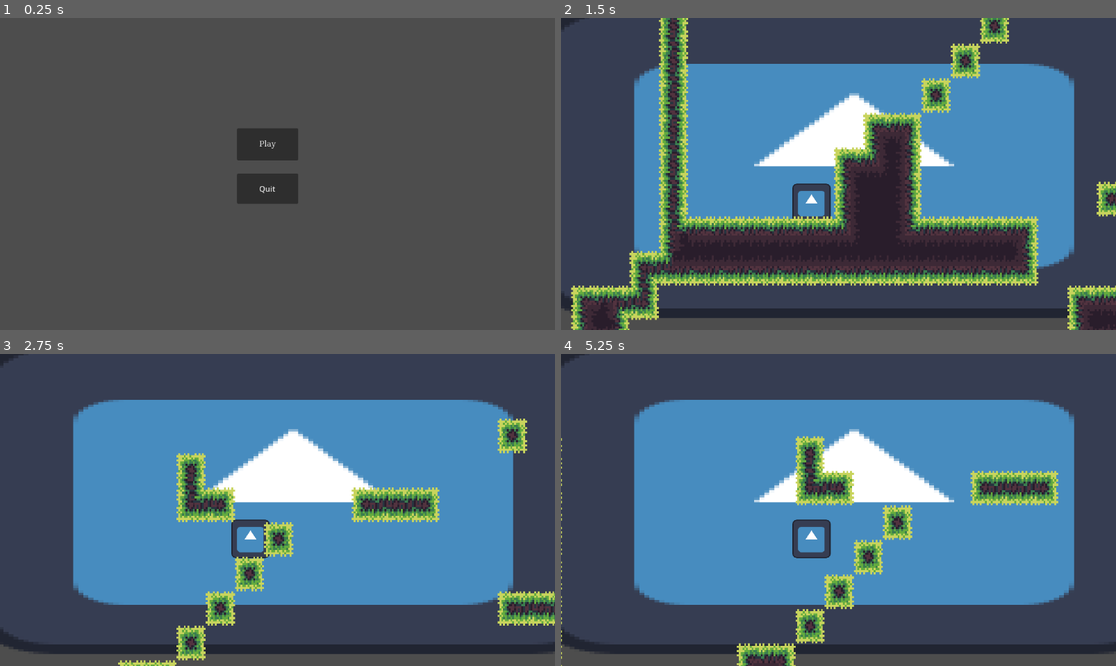
Above: before the commit, frames 1-4 (two rows, left to right).
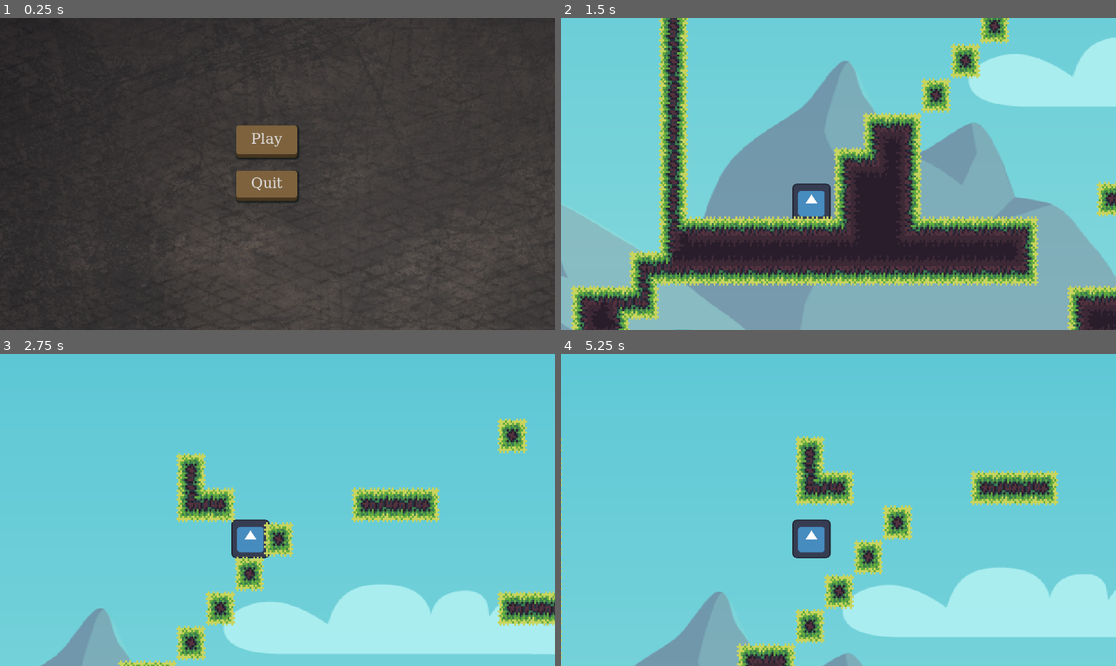
Above: after the commit, the same moments.

Repository: SamuelKovac/GODOT_projekt
Game: Godot game, scene res://lvl_0_(hlavné_menu).tscn
Two runs of this game, one before a commit and one after it. Both use one fixed random seed, a clock stepped at 60 frames per second and the inputs below. The engine's default icon, where the game draws it, is replaced by a stand-in: a white triangle on a blue panel in a dark square.
Inputs:
- Up to frame 1 (0.25 s): no input
- Up to frame 2 (1.5 s): click "Play" at 0.5 s; tap Enter at 1.25 s; hold Right (ui_right) from 1.28 s (still down)
- Up to frame 3 (2.75 s): keep holding Right (ui_right); tap Up (ui_up) at 1.52, 2.27 s
- Up to frame 4 (5.25 s): release Right (ui_right) at 2.78 s; hold Left (ui_left) 2.78-3.53 s; hold Right (ui_right) 3.53-5.03 s; tap Up (ui_up) at 3.77, 4.52 s; hold Left (ui_left) from 5.03 s (still down)

The runs differ from the first frame. In frame 1, 39% of the frame differs, in the area x 0-100%, y 0-100%; in frame 2, 72%; in frame 3, 92%; in frame 4, 93%.

Commit message:
trošku zmeny xdd

Diff:
--- a/skokan/lvl_0_(hlavné_menu).tscn
+++ b/skokan/lvl_0_(hlavné_menu).tscn
@@ -1,6 +1,62 @@
-[gd_scene load_steps=4 format=3 uid="uid://r2c4kc85bdrf"]
+[gd_scene load_steps=10 format=3 uid="uid://r2c4kc85bdrf"]
 
 [ext_resource type="Script" path="res://lvl_0_(hlavné_menu).gd" id="1_8b1uv"]
+[ext_resource type="Texture2D" uid="uid://cdfigntapkodk" path="res://backgrounds/level 0/bg_lvl_0.jpg" id="2_2joud"]
+
+[sub_resource type="FontFile" id="FontFile_34xkw"]
+cache/0/16/0/ascent = 0.0
+cache/0/16/0/descent = 0.0
+cache/0/16/0/underline_position = 0.0
+cache/0/16/0/underline_thickness = 0.0
+cache/0/16/0/scale = 1.0
+cache/0/30/0/ascent = 0.0
+cache/0/30/0/descent = 0.0
+cache/0/30/0/underline_position = 0.0
+cache/0/30/0/underline_thickness = 0.0
+cache/0/30/0/scale = 1.0
+
+[sub_resource type="StyleBoxFlat" id="StyleBoxFlat_uqh00"]
+bg_color = Color(0.741112, 0.604612, 0.420738, 1)
+border_width_bottom = 7
+border_color = Color(0.270588, 0.207843, 0.117647, 1)
+corner_radius_top_left = 6
+corner_radius_top_right = 6
+corner_radius_bottom_right = 6
+corner_radius_bottom_left = 6
+shadow_color = Color(0.0129415, 0.0525466, 0.0505259, 0.6)
+shadow_size = 4
+shadow_offset = Vector2(2, 2)
+
+[sub_resource type="StyleBoxFlat" id="StyleBoxFlat_g48ca"]
+bg_color = Color(0.491547, 0.383501, 0.240167, 1)
+border_width_bottom = 7
+border_color = Color(0.272241, 0.206912, 0.116951, 1)
+corner_radius_top_left = 6
+corner_radius_top_right = 6
+corner_radius_bottom_right = 6
+corner_radius_bottom_left = 6
+shadow_color = Color(0.0129415, 0.0525466, 0.0505259, 0.6)
+shadow_size = 4
+shadow_offset = Vector2(2, 2)
+
+[sub_resource type="StyleBoxFlat" id="StyleBoxFlat_xb6qe"]
+bg_color = Color(0.160881, 0.117544, 0.0578036, 1)
+border_width_bottom = 7
+border_color = Color(0.270588, 0.207843, 0.117647, 1)
+corner_radius_top_left = 6
+corner_radius_top_right = 6
+corner_radius_bottom_right = 6
+corner_radius_bottom_left = 6
+shadow_color = Color(0.0129415, 0.0525466, 0.0505259, 0.6)
+shadow_size = 4
+shadow_offset = Vector2(2, 2)
+
+[sub_resource type="Theme" id="Theme_e6bdi"]
+default_font_size = 30
+Button/fonts/font = SubResource("FontFile_34xkw")
+Button/styles/hover = SubResource("StyleBoxFlat_uqh00")
+Button/styles/normal = SubResource("StyleBoxFlat_g48ca")
+Button/styles/pressed = SubResource("StyleBoxFlat_xb6qe")
 
 [sub_resource type="Theme" id="Theme_n8aav"]
 
@@ -10,33 +66,233 @@
 cache/0/16/0/underline_position = 0.0
 cache/0/16/0/underline_thickness = 0.0
 cache/0/16/0/scale = 1.0
+cache/0/1/0/ascent = 0.0
+cache/0/1/0/descent = 0.0
+cache/0/1/0/underline_position = 0.0
+cache/0/1/0/underline_thickness = 0.0
+cache/0/1/0/scale = 1.0
+cache/0/2/0/ascent = 0.0
+cache/0/2/0/descent = 0.0
+cache/0/2/0/underline_position = 0.0
+cache/0/2/0/underline_thickness = 0.0
+cache/0/2/0/scale = 1.0
+cache/0/3/0/ascent = 0.0
+cache/0/3/0/descent = 0.0
+cache/0/3/0/underline_position = 0.0
+cache/0/3/0/underline_thickness = 0.0
+cache/0/3/0/scale = 1.0
+cache/0/4/0/ascent = 0.0
+cache/0/4/0/descent = 0.0
+cache/0/4/0/underline_position = 0.0
+cache/0/4/0/underline_thickness = 0.0
+cache/0/4/0/scale = 1.0
+cache/0/5/0/ascent = 0.0
+cache/0/5/0/descent = 0.0
+cache/0/5/0/underline_position = 0.0
+cache/0/5/0/underline_thickness = 0.0
+cache/0/5/0/scale = 1.0
+cache/0/6/0/ascent = 0.0
+cache/0/6/0/descent = 0.0
+cache/0/6/0/underline_position = 0.0
+cache/0/6/0/underline_thickness = 0.0
+cache/0/6/0/scale = 1.0
+cache/0/7/0/ascent = 0.0
+cache/0/7/0/descent = 0.0
+cache/0/7/0/underline_position = 0.0
+cache/0/7/0/underline_thickness = 0.0
+cache/0/7/0/scale = 1.0
+cache/0/8/0/ascent = 0.0
+cache/0/8/0/descent = 0.0
+cache/0/8/0/underline_position = 0.0
+cache/0/8/0/underline_thickness = 0.0
+cache/0/8/0/scale = 1.0
+cache/0/9/0/ascent = 0.0
+cache/0/9/0/descent = 0.0
+cache/0/9/0/underline_position = 0.0
+cache/0/9/0/underline_thickness = 0.0
+cache/0/9/0/scale = 1.0
+cache/0/10/0/ascent = 0.0
+cache/0/10/0/descent = 0.0
+cache/0/10/0/underline_position = 0.0
+cache/0/10/0/underline_thickness = 0.0
+cache/0/10/0/scale = 1.0
+cache/0/11/0/ascent = 0.0
+cache/0/11/0/descent = 0.0
+cache/0/11/0/underline_position = 0.0
+cache/0/11/0/underline_thickness = 0.0
+cache/0/11/0/scale = 1.0
+cache/0/12/0/ascent = 0.0
+cache/0/12/0/descent = 0.0
+cache/0/12/0/underline_position = 0.0
+cache/0/12/0/underline_thickness = 0.0
+cache/0/12/0/scale = 1.0
+cache/0/13/0/ascent = 0.0
+cache/0/13/0/descent = 0.0
+cache/0/13/0/underline_position = 0.0
+cache/0/13/0/underline_thickness = 0.0
+cache/0/13/0/scale = 1.0
+cache/0/14/0/ascent = 0.0
+cache/0/14/0/descent = 0.0
+cache/0/14/0/underline_position = 0.0
+cache/0/14/0/underline_thickness = 0.0
+cache/0/14/0/scale = 1.0
+cache/0/15/0/ascent = 0.0
+cache/0/15/0/descent = 0.0
+cache/0/15/0/underline_position = 0.0
+cache/0/15/0/underline_thickness = 0.0
+cache/0/15/0/scale = 1.0
+cache/0/17/0/ascent = 0.0
+cache/0/17/0/descent = 0.0
+cache/0/17/0/underline_position = 0.0
+cache/0/17/0/underline_thickness = 0.0
+cache/0/17/0/scale = 1.0
+cache/0/18/0/ascent = 0.0
+cache/0/18/0/descent = 0.0
+cache/0/18/0/underline_position = 0.0
+cache/0/18/0/underline_thickness = 0.0
+cache/0/18/0/scale = 1.0
+cache/0/19/0/ascent = 0.0
+cache/0/19/0/descent = 0.0
+cache/0/19/0/underline_position = 0.0
+cache/0/19/0/underline_thickness = 0.0
+cache/0/19/0/scale = 1.0
+cache/0/20/0/ascent = 0.0
+cache/0/20/0/descent = 0.0
+cache/0/20/0/underline_position = 0.0
+cache/0/20/0/underline_thickness = 0.0
+cache/0/20/0/scale = 1.0
+cache/0/21/0/ascent = 0.0
+cache/0/21/0/descent = 0.0
+cache/0/21/0/underline_position = 0.0
+cache/0/21/0/underline_thickness = 0.0
+cache/0/21/0/scale = 1.0
+cache/0/22/0/ascent = 0.0
+cache/0/22/0/descent = 0.0
+cache/0/22/0/underline_position = 0.0
+cache/0/22/0/underline_thickness = 0.0
+cache/0/22/0/scale = 1.0
+cache/0/23/0/ascent = 0.0
+cache/0/23/0/descent = 0.0
+cache/0/23/0/underline_position = 0.0
+cache/0/23/0/underline_thickness = 0.0
+cache/0/23/0/scale = 1.0
+cache/0/24/0/ascent = 0.0
+cache/0/24/0/descent = 0.0
+cache/0/24/0/underline_position = 0.0
+cache/0/24/0/underline_thickness = 0.0
+cache/0/24/0/scale = 1.0
+cache/0/25/0/ascent = 0.0
+cache/0/25/0/descent = 0.0
+cache/0/25/0/underline_position = 0.0
+cache/0/25/0/underline_thickness = 0.0
+cache/0/25/0/scale = 1.0
+cache/0/26/0/ascent = 0.0
+cache/0/26/0/descent = 0.0
+cache/0/26/0/underline_position = 0.0
+cache/0/26/0/underline_thickness = 0.0
+cache/0/26/0/scale = 1.0
+cache/0/27/0/ascent = 0.0
+cache/0/27/0/descent = 0.0
+cache/0/27/0/underline_position = 0.0
+cache/0/27/0/underline_thickness = 0.0
+cache/0/27/0/scale = 1.0
+cache/0/28/0/ascent = 0.0
+cache/0/28/0/descent = 0.0
+cache/0/28/0/underline_position = 0.0
+cache/0/28/0/underline_thickness = 0.0
+cache/0/28/0/scale = 1.0
+cache/0/29/0/ascent = 0.0
+cache/0/29/0/descent = 0.0
+cache/0/29/0/underline_position = 0.0
+cache/0/29/0/underline_thickness = 0.0
+cache/0/29/0/scale = 1.0
+cache/0/30/0/ascent = 0.0
+cache/0/30/0/descent = 0.0
+cache/0/30/0/underline_position = 0.0
+cache/0/30/0/underline_thickness = 0.0
+cache/0/30/0/scale = 1.0
+cache/0/31/0/ascent = 0.0
+cache/0/31/0/descent = 0.0
+cache/0/31/0/underline_position = 0.0
+cache/0/31/0/underline_thickness = 0.0
+cache/0/31/0/scale = 1.0
+cache/0/32/0/ascent = 0.0
+cache/0/32/0/descent = 0.0
+cache/0/32/0/underline_position = 0.0
+cache/0/32/0/underline_thickness = 0.0
+cache/0/32/0/scale = 1.0
+cache/0/33/0/ascent = 0.0
+cache/0/33/0/descent = 0.0
+cache/0/33/0/underline_position = 0.0
+cache/0/33/0/underline_thickness = 0.0
+cache/0/33/0/scale = 1.0
+cache/0/34/0/ascent = 0.0
+cache/0/34/0/descent = 0.0
+cache/0/34/0/underline_position = 0.0
+cache/0/34/0/underline_thickness = 0.0
+cache/0/34/0/scale = 1.0
+cache/0/35/0/ascent = 0.0
+cache/0/35/0/descent = 0.0
+cache/0/35/0/underline_position = 0.0
+cache/0/35/0/underline_thickness = 0.0
+cache/0/35/0/scale = 1.0
+cache/0/36/0/ascent = 0.0
+cache/0/36/0/descent = 0.0
+cache/0/36/0/underline_position = 0.0
+cache/0/36/0/underline_thickness = 0.0
+cache/0/36/0/scale = 1.0
+cache/0/37/0/ascent = 0.0
+cache/0/37/0/descent = 0.0
+cache/0/37/0/underline_position = 0.0
+cache/0/37/0/underline_thickness = 0.0
+cache/0/37/0/scale = 1.0
 
 [node name="lvl_0 (hlavné menu)" type="Node2D"]
 script = ExtResource("1_8b1uv")
+
+[node name="TextureRect" type="TextureRect" parent="."]
+offset_left = -973.0
+offset_top = -432.0
+offset_right = 2573.0
+offset_bottom = 1535.0
+texture = ExtResource("2_2joud")
 
 [node name="Control" type="Control" parent="."]
 layout_mode = 3
 anchors_preset = 0
-offset_right = 40.0
-offset_bottom = 40.0
+offset_left = -2.0
+offset_top = -6.0
+offset_right = 38.0
+offset_bottom = 34.0
+theme = SubResource("Theme_e6bdi")
 
 [node name="PlayButton" type="Button" parent="Control"]
-layout_mode = 0
-offset_left = 492.0
-offset_top = 229.0
-offset_right = 619.0
-offset_bottom = 296.0
+layout_mode = 1
+anchors_preset = -1
+anchor_left = -20.491
+anchor_top = -9.889
+anchor_right = -20.491
+anchor_bottom = -9.889
+offset_left = 1311.64
+offset_top = 624.56
+offset_right = 1438.64
+offset_bottom = 691.56
 theme = SubResource("Theme_n8aav")
 theme_override_fonts/font = SubResource("FontFile_45dgn")
 text = "Play
 "
 
 [node name="QuitButton" type="Button" parent="Control"]
-layout_mode = 0
-offset_left = 492.0
-offset_top = 323.0
-offset_right = 619.0
-offset_bottom = 386.0
+layout_mode = 1
+anchors_preset = -1
+anchor_left = -20.357
+anchor_top = -9.844
+anchor_right = -20.357
+anchor_bottom = -9.844
+offset_left = 1306.28
+offset_top = 716.76
+offset_right = 1433.28
+offset_bottom = 779.76
 text = "Quit"
 
 [connection signal="pressed" from="Control/PlayButton" to="." method="_on_play_button_pressed"]
--- a/skokan/lvl_1.tscn
+++ b/skokan/lvl_1.tscn
@@ -1,8 +1,14 @@
-[gd_scene load_steps=8 format=4 uid="uid://cl6x7ifljr6eu"]
+[gd_scene load_steps=14 format=4 uid="uid://cl6x7ifljr6eu"]
 
 [ext_resource type="Texture2D" uid="uid://c806kork7pplp" path="res://sprites/icon.svg" id="1_djyl4"]
 [ext_resource type="Script" path="res://player.gd" id="1_ltxrg"]
 [ext_resource type="Texture2D" uid="uid://dqs1kfum6aqlk" path="res://sprites/mk_16_16_nature_tileset_godot/tileset_mk_16_16_nature_tileset_godot.png" id="2_7cfwx"]
+[ext_resource type="Texture2D" uid="uid://b1uk0bg5pylos" path="res://backgrounds/level 1/platformer_background_3/Layers/layer07_Sky.png" id="4_ro26i"]
+[ext_resource type="Texture2D" uid="uid://ckfjt6wdvhxe8" path="res://backgrounds/level 1/platformer_background_3/Layers/layer06_Rocks.png" id="5_vv1c2"]
+[ext_resource type="Texture2D" uid="uid://c4c35q5nxql83" path="res://backgrounds/level 1/platformer_background_3/Layers/layer04_Hills_2.png" id="6_lyuuq"]
+[ext_resource type="Texture2D" uid="uid://kr2fsxu4k2qu" path="res://backgrounds/level 1/platformer_background_3/Layers/layer05_Clouds.png" id="7_tcsrg"]
+[ext_resource type="Texture2D" uid="uid://vk4k0v6agj0e" path="res://backgrounds/level 1/platformer_background_3/Layers/layer02_Trees.png" id="8_jmewx"]
+[ext_resource type="Texture2D" uid="uid://bh4si40o7enql" path="res://backgrounds/level 1/platformer_background_3/Layers/layer01_Ground.png" id="9_0ywmg"]
 
 [sub_resource type="CircleShape2D" id="CircleShape2D_agamq"]
 radius = 7.0
@@ -423,7 +429,44 @@
 
 [node name="ParallaxBackground" type="ParallaxBackground" parent="."]
 
-[node name="Sprite2D" type="Sprite2D" parent="ParallaxBackground"]
-position = Vector2(608.5, 298)
-scale = Vector2(10.3672, 5.07813)
-texture = ExtResource("1_djyl4")
+[node name="ParallaxLayer" type="ParallaxLayer" parent="ParallaxBackground"]
+
+[node name="Layer07Sky" type="Sprite2D" parent="ParallaxBackground/ParallaxLayer"]
+position = Vector2(569, 271)
+scale = Vector2(0.720833, 0.6)
+texture = ExtResource("4_ro26i")
+
+[node name="ParallaxLayer2" type="ParallaxLayer" parent="ParallaxBackground"]
+
+[node name="Layer06Rocks" type="Sprite2D" parent="ParallaxBackground/ParallaxLayer2"]
+position = Vector2(568, 258)
+scale = Vector2(0.720888, 0.449946)
+texture = ExtResource("5_vv1c2")
+
+[node name="ParallaxLayer3" type="ParallaxLayer" parent="ParallaxBackground"]
+
+[node name="Sprite2D" type="Sprite2D" parent="ParallaxBackground/ParallaxLayer3"]
+position = Vector2(568.328, 331.5)
+scale = Vector2(0.720796, 0.482407)
+texture = ExtResource("6_lyuuq")
+
+[node name="ParallaxLayer4" type="ParallaxLayer" parent="ParallaxBackground"]
+
+[node name="Sprite2D" type="Sprite2D" parent="ParallaxBackground/ParallaxLayer4"]
+position = Vector2(620.482, 188.372)
+scale = Vector2(0.669252, 0.447911)
+texture = ExtResource("7_tcsrg")
+
+[node name="ParallaxLayer5" type="ParallaxLayer" parent="ParallaxBackground"]
+
+[node name="Sprite2D" type="Sprite2D" parent="ParallaxBackground/ParallaxLayer5"]
+position = Vector2(171, 379)
+scale = Vector2(0.302708, 0.202594)
+texture = ExtResource("8_jmewx")
+
+[node name="ParallaxLayer6" type="ParallaxLayer" parent="ParallaxBackground"]
+
+[node name="Sprite2D" type="Sprite2D" parent="ParallaxBackground/ParallaxLayer6"]
+position = Vector2(568, 237.684)
+scale = Vector2(0.721597, 0.660525)
+texture = ExtResource("9_0ywmg")
Binary file added: skokan/Font/Jacquard12-Regular.ttf
Not shown, added: skokan/Font/Jacquard12-Regular.ttf.import
Not shown, added: skokan/Postava Sprite a jej ovládanie/fall/skeleton-fall_0.png.import
Not shown, added: skokan/Postava Sprite a jej ovládanie/fall/skeleton-fall_1.png.import
Not shown, added: skokan/Postava Sprite a jej ovládanie/fall/skeleton-fall_10.png.import
Not shown, added: skokan/Postava Sprite a jej ovládanie/fall/skeleton-fall_2.png.import
Not shown, added: skokan/Postava Sprite a jej ovládanie/fall/skeleton-fall_3.png.import
Not shown, added: skokan/Postava Sprite a jej ovládanie/fall/skeleton-fall_4.png.import
Not shown, added: skokan/Postava Sprite a jej ovládanie/fall/skeleton-fall_5.png.import
Not shown, added: skokan/Postava Sprite a jej ovládanie/fall/skeleton-fall_6.png.import
Not shown, added: skokan/Postava Sprite a jej ovládanie/fall/skeleton-fall_7.png.import
Not shown, added: skokan/Postava Sprite a jej ovládanie/fall/skeleton-fall_8.png.import
(and 138 more such lines)
